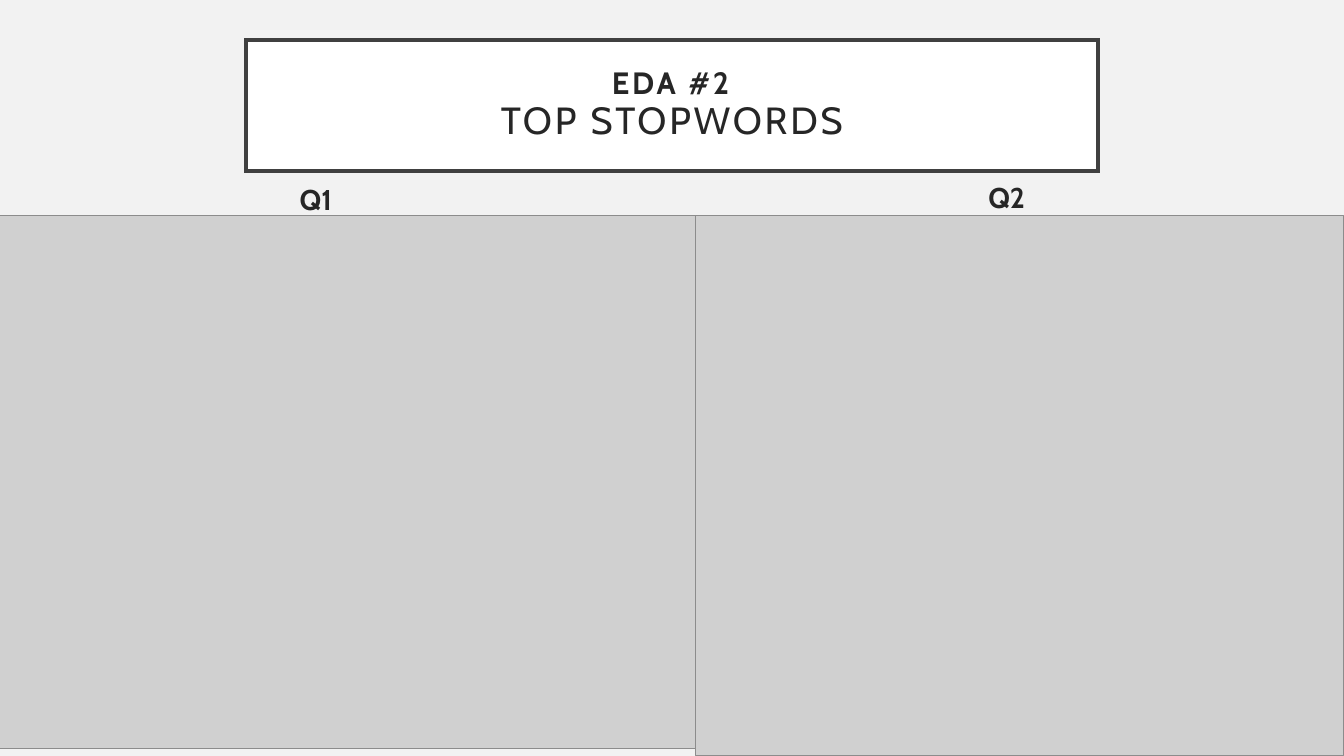
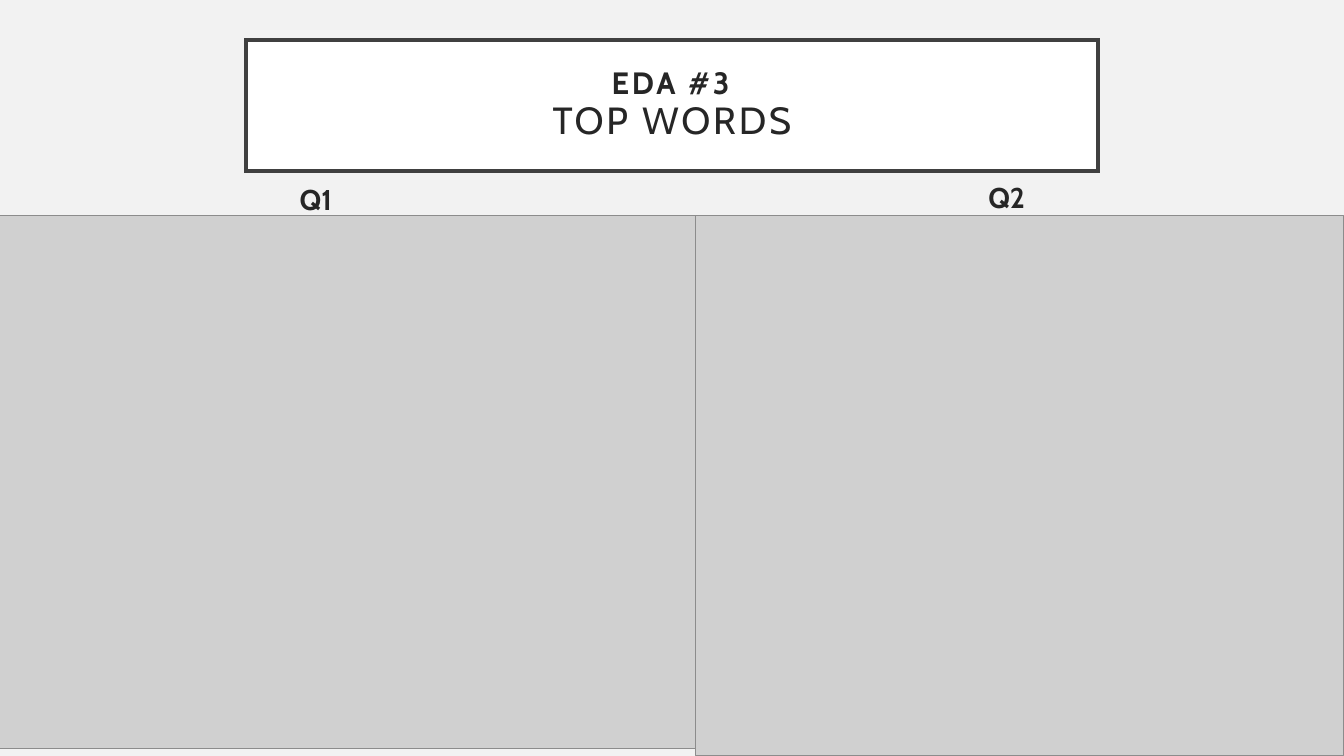
Before and after one commit to joshho77/NLP_Project, a slide deck: slide 11 of NLP Project Slides.pptx. Drawn at 1344x756 pixels with LibreOffice and Linux fonts; fonts in the diff are those of the drawing; grey boxes stand for pictures. Boxes give left, top, right and bottom in pixels: in the first picture for what was removed or moved away, otherwise in the second. Text is boxed around its words. In the diff, an @@ line names an element or a change of style, - is before the commit and + after.

```diff
--- a/NLP Project Slides.pptx
+++ b/NLP Project Slides.pptx
@@ title at [553,72,791,135]: text changed @@
-EDA #2
-TOP STOPWORDS
+EDA #3
+TOP WORDS
```
Also in this commit, not shown: 13 other slides changed, 2 other files.
